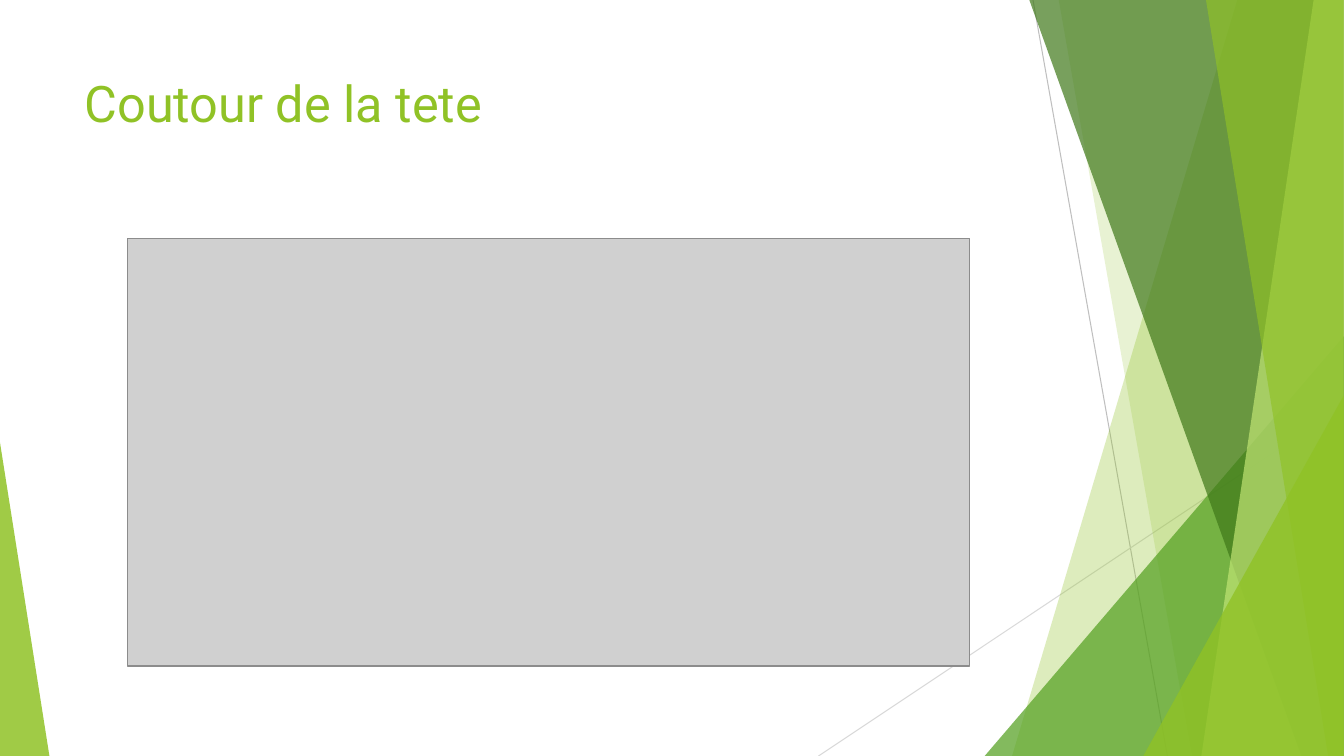
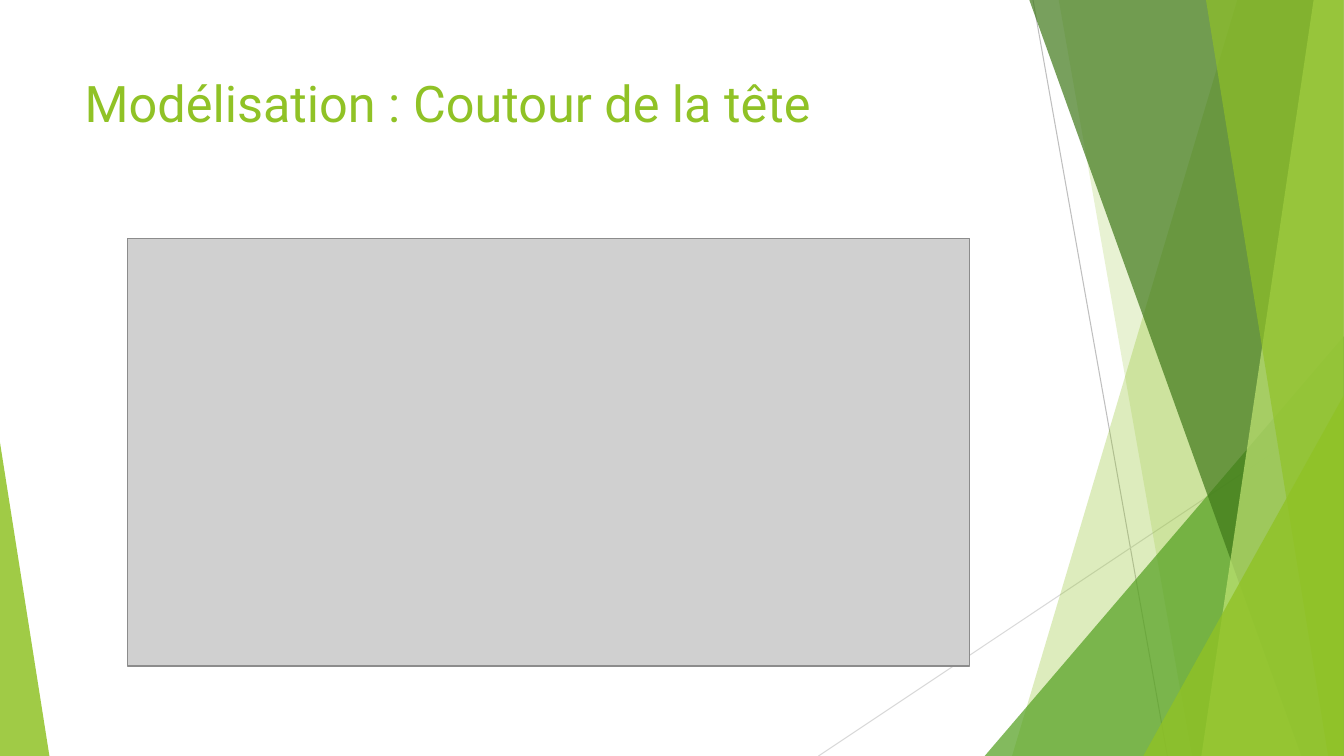
Before and after one commit to bphoul00/Blender_Labyrinth, a slide deck: slide 14 of INF5071.pptx. Drawn at 1344x756 pixels with LibreOffice and Linux fonts; fonts in the diff are those of the drawing; grey boxes stand for pictures. Boxes give left, top, right and bottom in pixels: in the first picture for what was removed or moved away, otherwise in the second. Text is boxed around its words. In the diff, an @@ line names an element or a change of style, - is before the commit and + after.

```diff
--- a/INF5071.pptx
+++ b/INF5071.pptx
@@ title at [85,84,810,123]: text changed @@
-Coutour de la tete
+Modélisation : Coutour de la tête
```
Also in this commit, not shown: 5 other slides changed, 1 other file.
